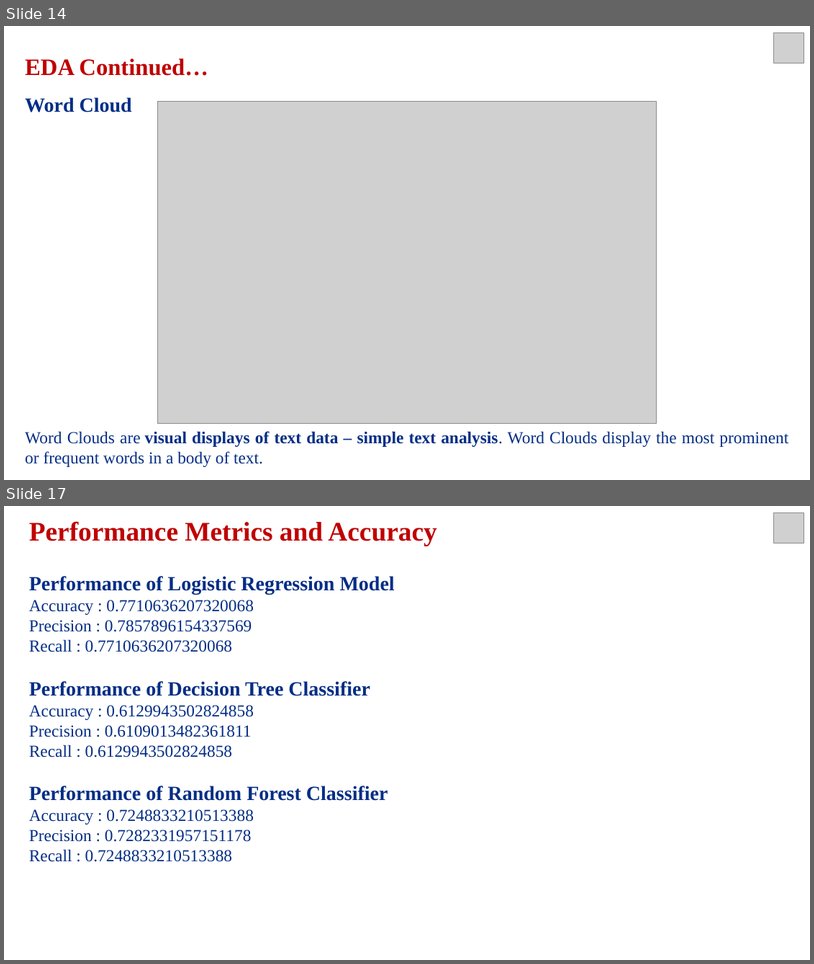
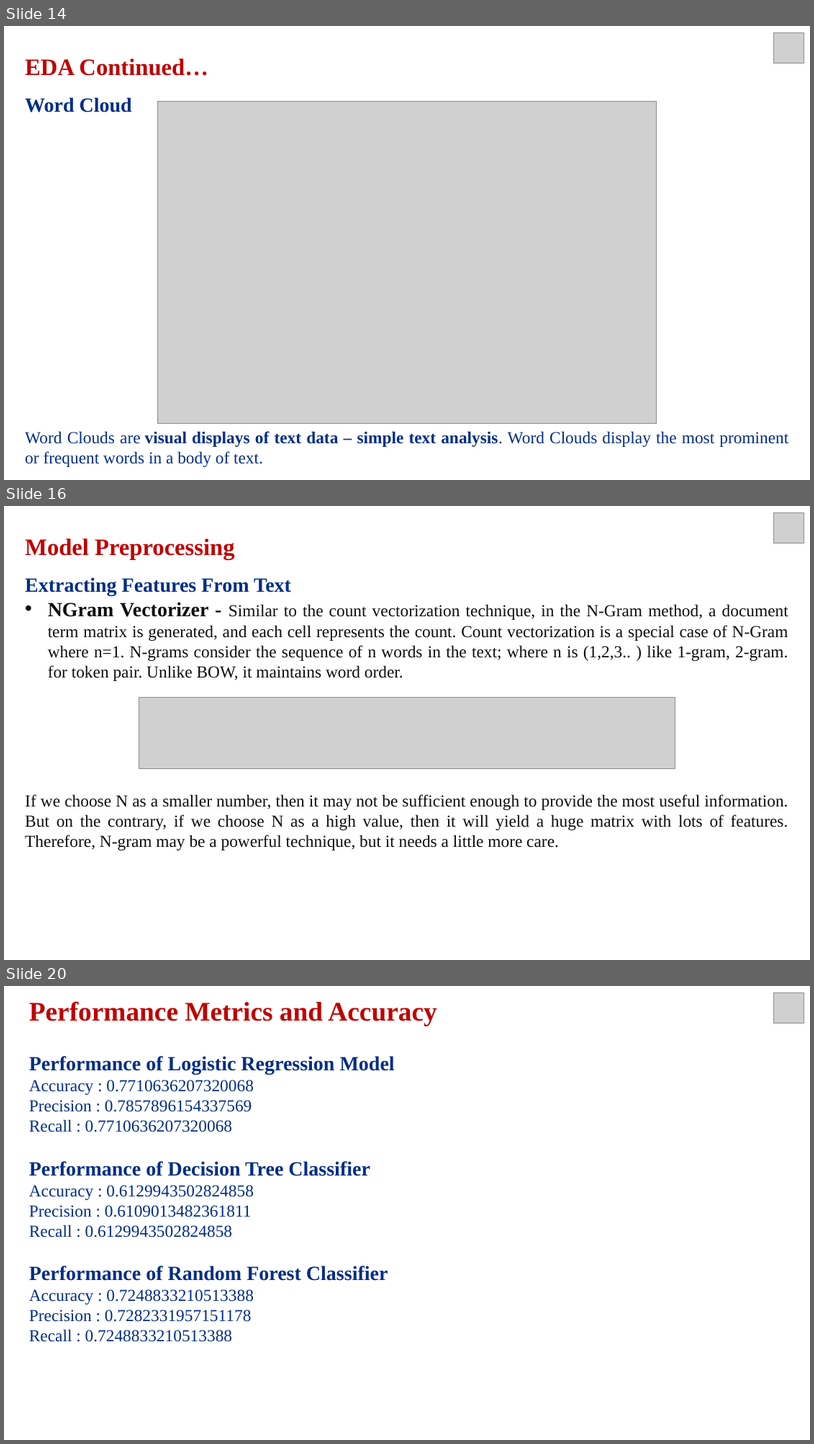
Before and after one commit to varsha-rani-15/Coronavirus-Tweet-Sentiment-Analysis, a slide deck: ML Classification_Presentation.pptx. Shown one above the other, each under a label of ours: slides 14 and 17 before the commit, slides 14, 16 and 20 after it; the slides between them are not shown. The pictures are 814x964 and 814x1444 pixels, drawn with LibreOffice and Linux fonts; fonts in the diff are those of the drawing; grey boxes stand for pictures. Boxes give left, top, right and bottom in pixels: in the first picture for what was removed or moved away, otherwise in the second. Text is boxed around its words. In the diff, an @@ line names an element or a change of style, - is before the commit and + after.

```diff
--- a/ML Classification_Presentation.pptx
+++ b/ML Classification_Presentation.pptx
@@ slide 16 added at [4, 506, 810, 960], background #FFFFFF @@
@@ picture added at [774, 512, 805, 543] @@
@@ text added at [25, 538, 789, 850], 20 pt, text #0D0D0D @@
+Model Preprocessing
+Extracting Features From Text
+• NGram Vectorizer - Similar to the count vectorization technique, in the N-Gram method, a document term matrix is generated, and each cell represents the count. Count vectorization is a special case of N-Gram where n=1. N-grams consider the sequence of n words in the text; where n is (1,2,3.. ) like 1-gram, 2-gram. for token pair. Unlike BOW, it maintains word order.
+If we choose N as a smaller number, then it may not be sufficient enough to provide the most useful information. But on the contrary, if we choose N as a high value, then it will yield a huge matrix with lots of features. Therefore, N-gram may be a powerful technique, but it needs a little more care.
@@ picture added at [139, 698, 676, 769] @@
@@ what was slide 17 is now slide 20 @@
```
Also in this commit, not shown: 5 slides changed, 6 other slides added, 3 slides removed.
